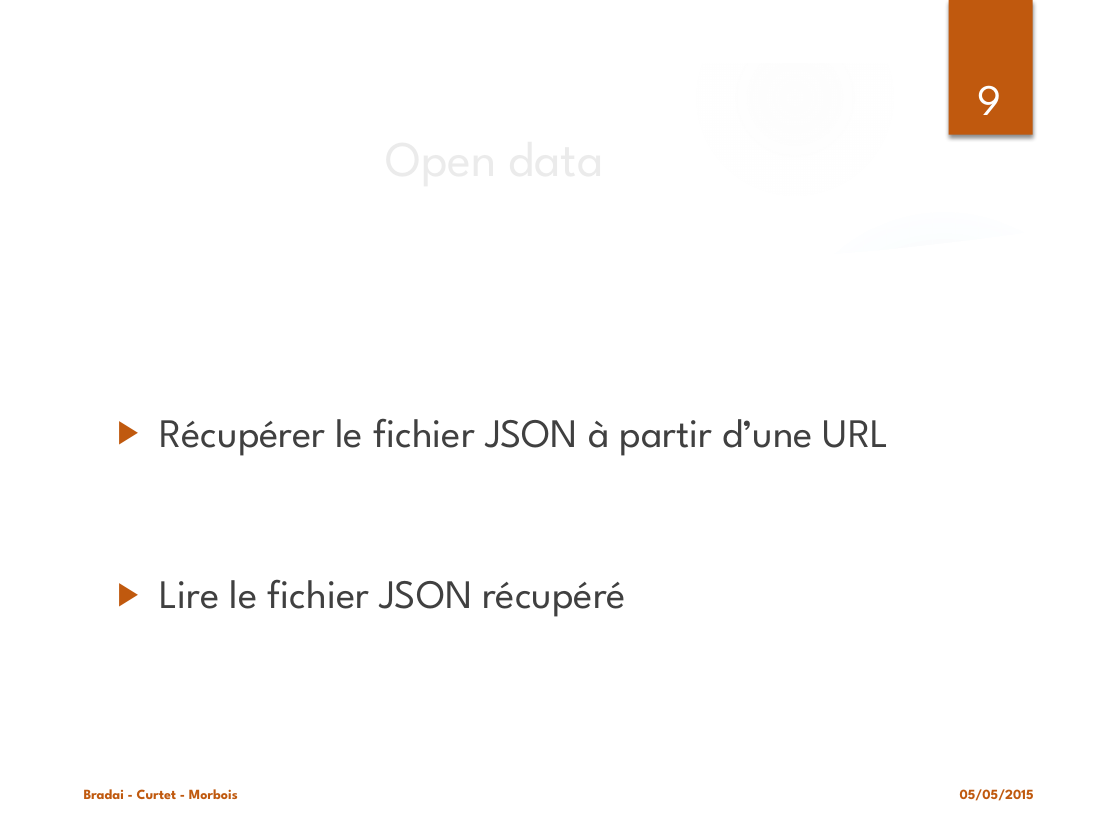
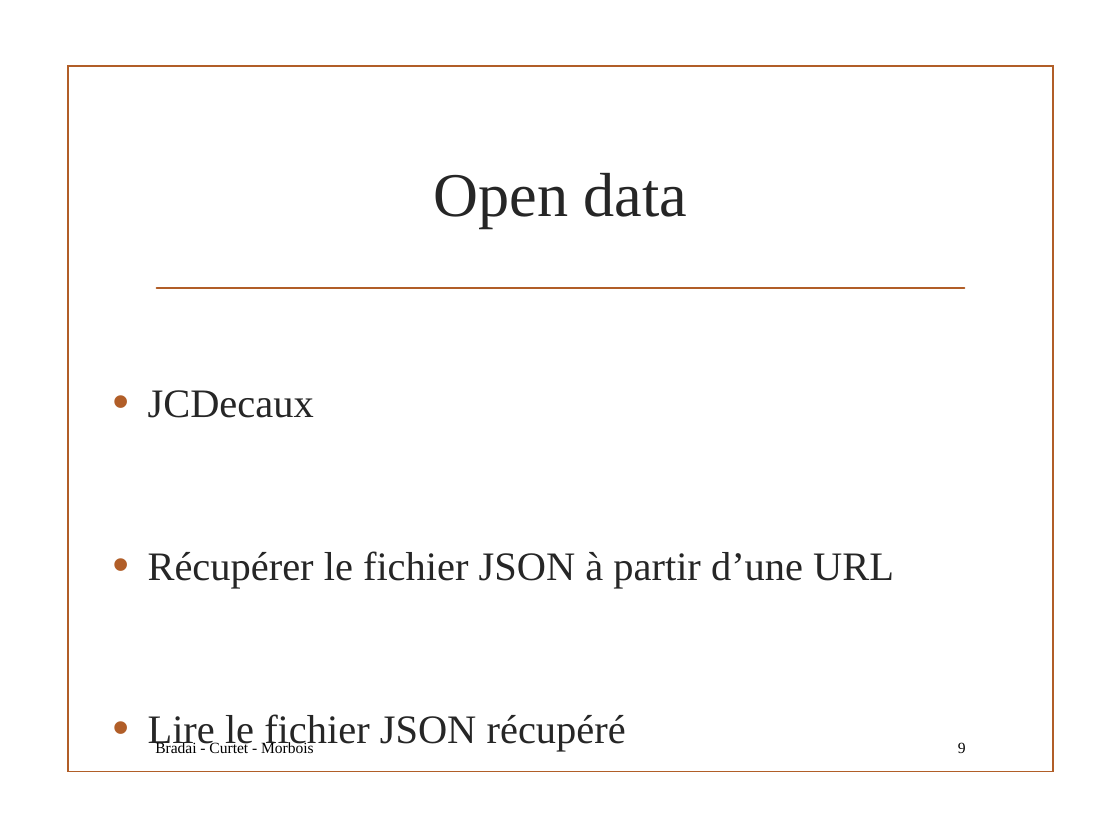
Before and after one commit to haithambradai/archi-velo, a slide deck: slide 9 of Projet ArchiWeb.pptx. Drawn at 1120x840 pixels with LibreOffice and Linux fonts; fonts in the diff are those of the drawing; background and template pictures are left out. Boxes give left, top, right and bottom in pixels: in the first picture for what was removed or moved away, otherwise in the second. Text is boxed around its words. In the diff, an @@ line names an element or a change of style, - is before the commit and + after.

```diff
--- a/Projet ArchiWeb.pptx
+++ b/Projet ArchiWeb.pptx
@@ group removed at <box>0,0,1120,840</box>: 5 ellipses, 3 freeform shapes @@
@@ rectangle removed at <box>949,0,1033,134</box> @@
@@ rectangle added at <box>68,66,1053,772</box>, outline #B15E28 1.25 pt @@
@@ title "Open data": place and size @@
-title "Open data" at <box>106,113,884,200</box>
+title "Open data" at <box>434,173,687,228</box>
@@ title "Open data" at <box>434,173,687,228</box>: size 32 to 40 pt, font League Spartan to Times New Roman, text colour #EBEBEB to #262626 @@
@@ text "JCDecaux": place and size @@
-text "JCDecaux" at <box>159,418,889,617</box>
+text "JCDecaux" at <box>148,390,894,752</box>
@@ line added from (157, 289) to (964, 289), #B15E28 1.25 pt @@
@@ text at <box>148,390,314,418</box>: paragraph added @@
+• JCDecaux
@@ text at <box>148,551,894,752</box>: font League Spartan to Times New Roman, text colour #404040 to #262626 in "Récupérer le fichier JSON à partir d’une ...", "Lire le fichier JSON récupéré"; bullet ▶ to •; more space between paragraphs; bullet colour #C0590E to #B15E28 @@
@@ text "Bradai - Curtet - Morbois": place and size @@
-text "Bradai - Curtet - Morbois" at <box>84,789,238,799</box>
+text "Bradai - Curtet - Morbois" at <box>155,740,314,753</box>
@@ text "Bradai - Curtet - Morbois" at <box>155,740,314,753</box>: size 9 to 10 pt, font League Spartan to Times New Roman, text colour #C0590E to #000000, bold off; vertical alignment bottom to middle @@
@@ page number: place and size @@
-page number at <box>977,85,1001,115</box>
+page number at <box>958,742,966,753</box>
@@ page number at <box>958,742,966,753</box>: size 28 to 10 pt, font League Spartan to Times New Roman, text colour #FFFFFF to #000000; alignment centre to right; vertical alignment bottom to middle @@
@@ text removed at <box>960,789,1034,801</box> @@
-05/05/2015
```
Also in this commit, not shown: 16 other slides changed.
